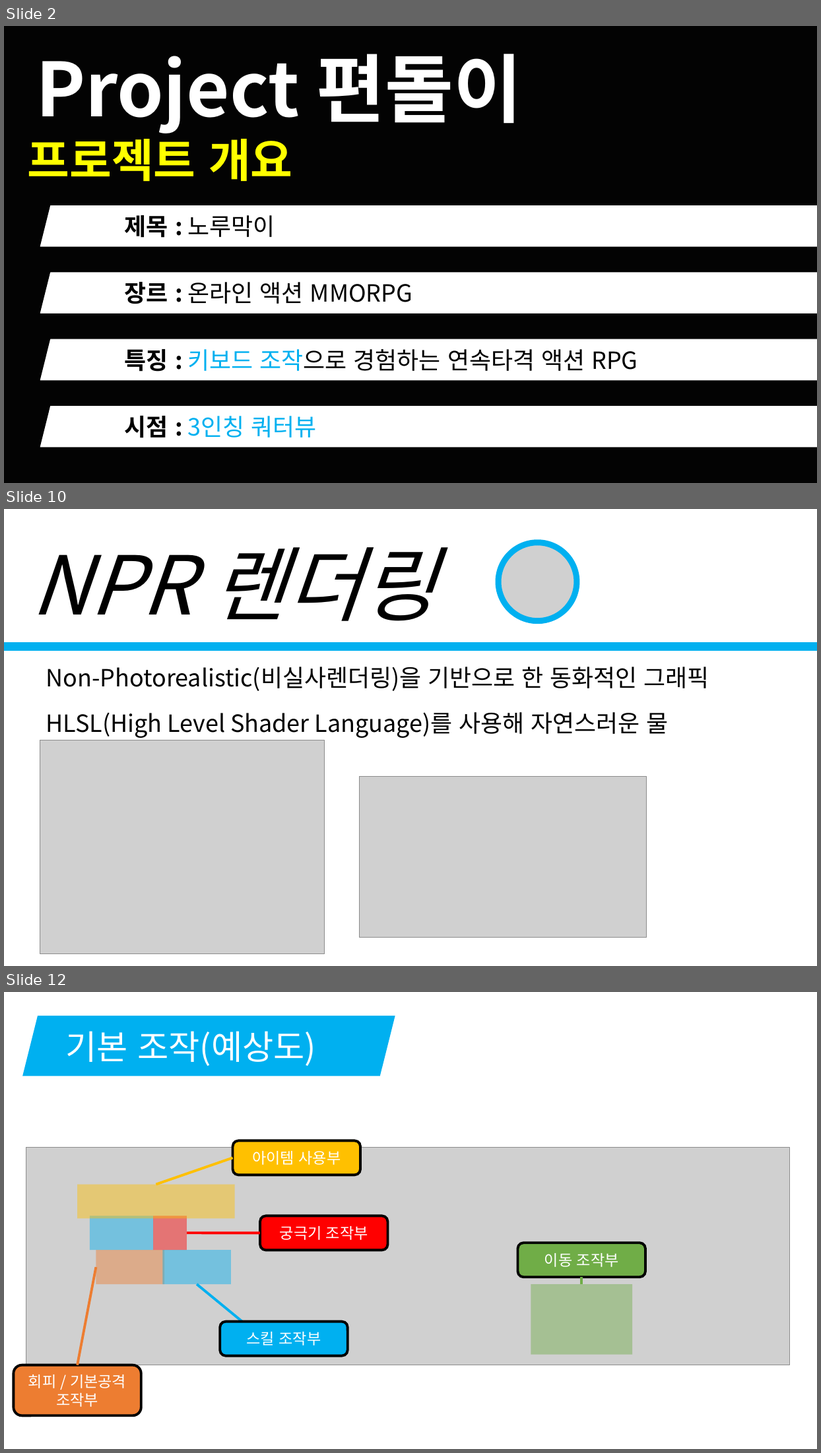
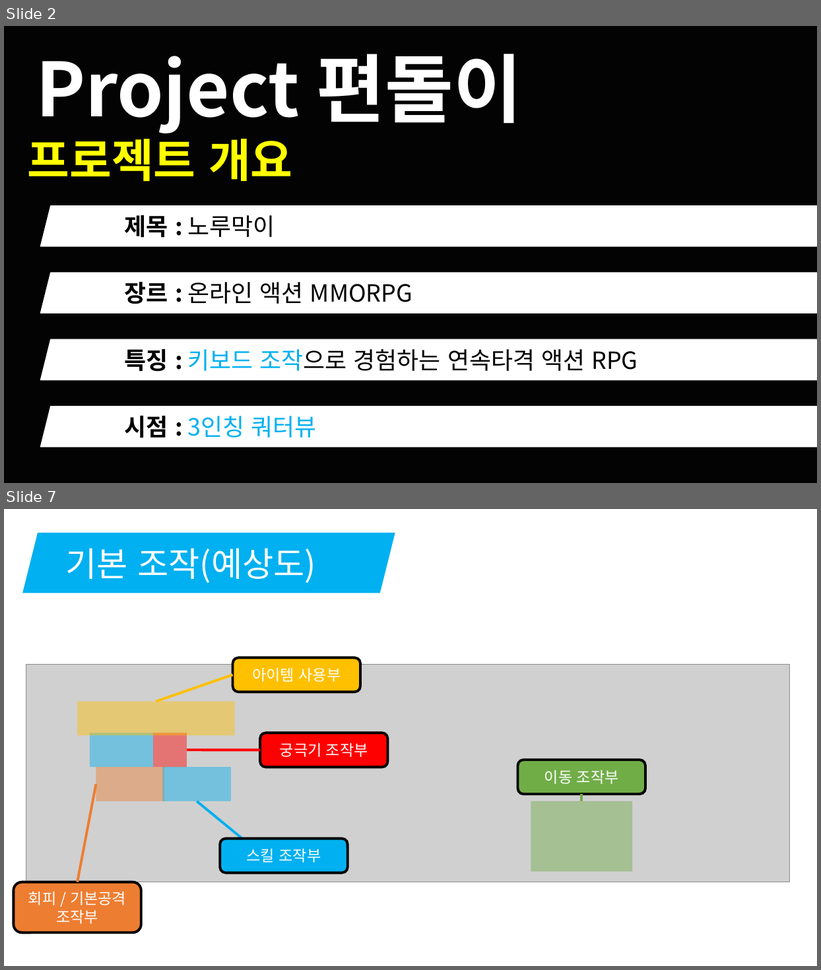
Before and after one commit to korleinster/gamebusdriver, a slide deck: documents/노루막이_김형준_신창섭_홍승필_허지훈.pptx. Shown one above the other, each under a label of ours: slides 2, 10 and 12 before the commit, slides 2 and 7 after it; the slides between them are not shown. The pictures are 821x1453 and 821x970 pixels, drawn with LibreOffice and Linux fonts; fonts in the diff are those of the drawing; grey boxes stand for pictures; background and template pictures are left out. Boxes give left, top, right and bottom in pixels: in the first picture for what was removed or moved away, otherwise in the second. Text is boxed around its words. In the diff, an @@ line names an element or a change of style, - is before the commit and + after.

```diff
--- a/documents/노루막이_김형준_신창섭_홍승필_허지훈.pptx
+++ b/documents/노루막이_김형준_신창섭_홍승필_허지훈.pptx
@@ slide 10 removed at bbox=[4, 509, 817, 966], background #FFFFFF @@
@@ text removed at bbox=[31, 547, 436, 621] @@
-NPR 렌더링
@@ picture removed at bbox=[499, 543, 578, 621] @@
@@ ellipse removed at bbox=[499, 543, 578, 621] @@
@@ text removed at bbox=[10, 555, 75, 651] @@
-3
@@ line removed from (4, 646) to (817, 646) @@
@@ text removed at bbox=[46, 667, 709, 691] @@
-Non-Photorealistic(비실사렌더링)을 기반으로 한 동화적인 그래픽
@@ text removed at bbox=[46, 712, 668, 738] @@
-HLSL(High Level Shader Language)를 사용해 자연스러운 물
@@ picture removed at bbox=[40, 741, 325, 955] @@
@@ picture removed at bbox=[360, 777, 647, 939] @@
@@ what was slide 12 is now slide 7 @@
```
Also in this commit, not shown: 6 slides changed, 4 other slides removed.
